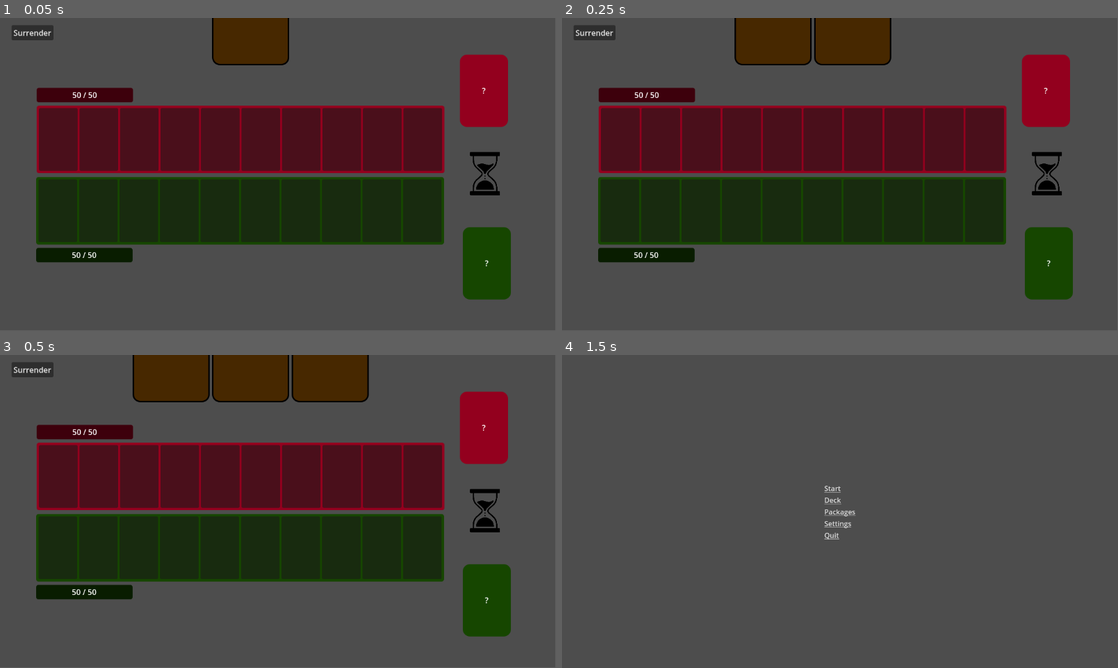
Above: before the commit, frames 1-4 (two rows, left to right).
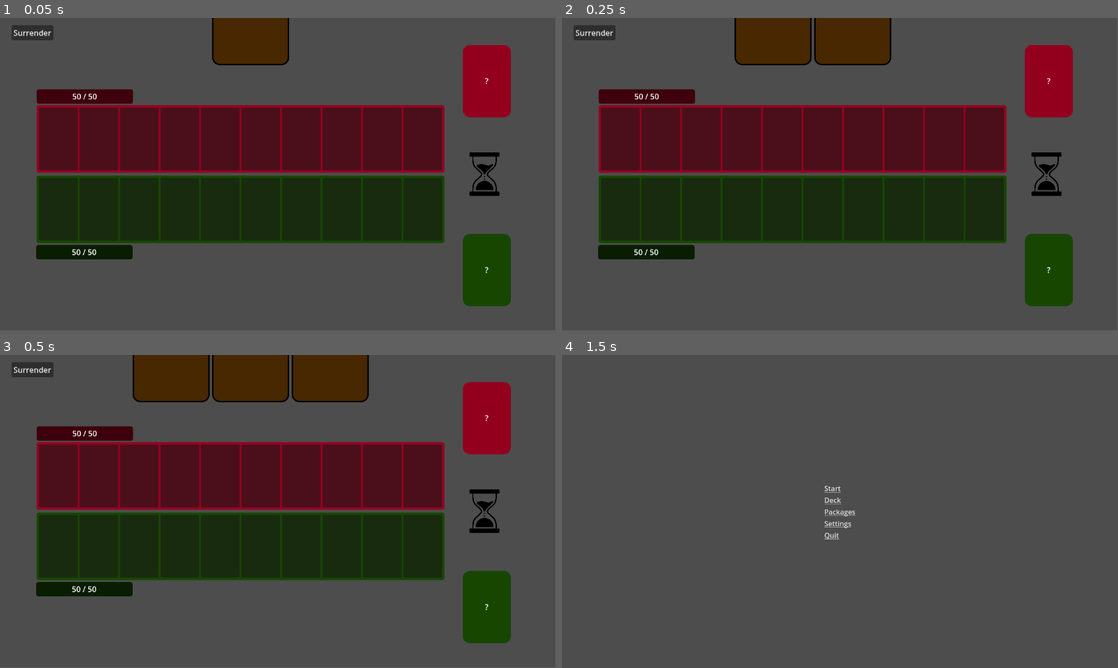
Above: after the commit, the same moments.

Repository: jamklex/first_game
Game: Godot game, scene res://scenes/gameboard/_main.tscn
Same seed, same stepped clock (60 frames per second), same inputs: the game is played once before the commit and once after it. This scene is started directly instead of the project's main scene.
Inputs (mouse positions are in pixels of both pictures, inside the frame that each line leads up to):
- Up to frame 1 (0.05 s): no input
- Up to frame 2 (0.25 s): no input
- Up to frame 3 (0.5 s): no input
- Up to frame 4 (1.5 s): click "Surrender" at 0.5 s; tap Enter at 1.25 s; move the mouse to (962, 495) at 1.27 s; click (962, 495) at 1.42 s

The runs differ from the first frame. In frame 1, 4.2% of the frame differs, in the area x 6-92%, y 8-92%; in frame 2, 4.2%; in frame 3, 4.2%; in frame 4, nothing differs.

Commit message:
layout

Diff:
--- a/Deck_Defense/scenes/gameboard/_main.tscn
+++ b/Deck_Defense/scenes/gameboard/_main.tscn
@@ -84,9 +84,9 @@
 layout_mode = 1
 anchors_preset = -1
 anchor_left = 0.0659722
-anchor_top = 0.223765
+anchor_top = 0.228395
 anchor_right = 0.239583
-anchor_bottom = 0.270062
+anchor_bottom = 0.274692
 offset_top = -1.52588e-05
 offset_right = 0.0
 offset_bottom = 0.0
@@ -96,10 +96,10 @@
 [node name="CardsLeft" parent="Enemy" instance=ExtResource("7")]
 layout_mode = 1
 anchors_preset = -1
-anchor_left = 0.828125
-anchor_top = 0.117284
-anchor_right = 0.914931
-anchor_bottom = 0.348765
+anchor_left = 0.833333
+anchor_top = 0.0864198
+anchor_right = 0.920139
+anchor_bottom = 0.317901
 offset_right = 0.0
 offset_bottom = 0.0
 theme_override_styles/panel = SubResource("StyleBoxFlat_fu1b1")
@@ -110,9 +110,9 @@
 layout_mode = 1
 anchors_preset = -1
 anchor_left = 0.0659722
-anchor_top = 0.280864
+anchor_top = 0.279321
 anchor_right = 0.800347
-anchor_bottom = 0.496914
+anchor_bottom = 0.495371
 theme_override_styles/panel = SubResource("StyleBoxFlat_aa5pe")
 metadata/_edit_use_anchors_ = true
 
@@ -138,10 +138,10 @@
 [node name="WaitWhileFight" parent="TurnOptions" instance=ExtResource("8")]
 layout_mode = 1
 anchors_preset = -1
-anchor_left = 0.829861
-anchor_top = 0.421296
-anchor_right = 0.916667
-anchor_bottom = 0.575617
+anchor_left = 0.828993
+anchor_top = 0.422839
+anchor_right = 0.915799
+anchor_bottom = 0.57716
 offset_right = 0.0
 offset_bottom = 0.0
 grow_horizontal = 1
@@ -153,10 +153,10 @@
 light_mask = 141
 layout_mode = 1
 anchors_preset = -1
-anchor_left = 0.829861
-anchor_top = 0.421296
-anchor_right = 0.916667
-anchor_bottom = 0.575617
+anchor_left = 0.828993
+anchor_top = 0.422839
+anchor_right = 0.915799
+anchor_bottom = 0.57716
 offset_right = 0.0
 offset_bottom = 0.0
 metadata/_edit_use_anchors_ = true
@@ -165,10 +165,10 @@
 visible = false
 layout_mode = 1
 anchors_preset = -1
-anchor_left = 0.829861
-anchor_top = 0.421296
-anchor_right = 0.916667
-anchor_bottom = 0.575617
+anchor_left = 0.828993
+anchor_top = 0.422839
+anchor_right = 0.915799
+anchor_bottom = 0.57716
 offset_right = 0.0
 offset_bottom = 0.0
 metadata/_edit_use_anchors_ = true
@@ -186,10 +186,10 @@
 custom_minimum_size = Vector2(846, 140)
 layout_mode = 1
 anchors_preset = -1
-anchor_left = 0.0651042
-anchor_top = 0.509259
-anchor_right = 0.799479
-anchor_bottom = 0.725309
+anchor_left = 0.0659723
+anchor_top = 0.504629
+anchor_right = 0.800347
+anchor_bottom = 0.720679
 mouse_filter = 1
 theme_override_styles/panel = SubResource("StyleBoxFlat_c82is")
 metadata/_edit_use_anchors_ = true
@@ -208,9 +208,9 @@
 layout_mode = 1
 anchors_preset = -1
 anchor_left = 0.0651042
-anchor_top = 0.736111
+anchor_top = 0.726852
 anchor_right = 0.238715
-anchor_bottom = 0.782407
+anchor_bottom = 0.773148
 offset_right = 0.0
 offset_bottom = 0.0
 theme_override_styles/panel = SubResource("StyleBoxFlat_fojdk")
@@ -230,9 +230,9 @@
 layout_mode = 1
 anchors_preset = -1
 anchor_left = 0.833333
-anchor_top = 0.669753
+anchor_top = 0.691358
 anchor_right = 0.920139
-anchor_bottom = 0.901235
+anchor_bottom = 0.92284
 offset_right = 0.0
 offset_bottom = 0.0
 theme_override_styles/panel = SubResource("StyleBoxFlat_fhtdn")
--- a/Deck_Defense/scenes/gameboard/_mainBu.tscn
+++ /dev/null
@@ -1,194 +0,0 @@
-[gd_scene load_steps=16 format=3 uid="uid://jup0l63xkqs0"]
-
-[ext_resource type="Script" path="res://scenes/gameboard/scripts/logic.gd" id="1"]
-[ext_resource type="PackedScene" uid="uid://ddnfpi8nnt6o0" path="res://scenes/gameboard/prefabs/card-space.tscn" id="2"]
-[ext_resource type="PackedScene" uid="uid://de38q4xua11xu" path="res://scenes/gameboard/prefabs/healthbar.tscn" id="6"]
-[ext_resource type="PackedScene" uid="uid://dhl21c73fohma" path="res://scenes/gameboard/prefabs/cardsLeft.tscn" id="7"]
-[ext_resource type="PackedScene" uid="uid://dys067fcb2jup" path="res://scenes/gameboard/prefabs/blockOpponent.tscn" id="7_luclj"]
-[ext_resource type="PackedScene" uid="uid://bvcn0w7wgi4kl" path="res://scenes/gameboard/prefabs/waitWhileFight.tscn" id="8"]
-[ext_resource type="PackedScene" uid="uid://ccc2tywi8eumf" path="res://scenes/gameboard/prefabs/player-looses.tscn" id="8_vb3l3"]
-[ext_resource type="PackedScene" uid="uid://c3s7600f7wysf" path="res://scenes/gameboard/prefabs/attackOpponent.tscn" id="9"]
-[ext_resource type="PackedScene" uid="uid://vjthyer42ikq" path="res://scenes/gameboard/prefabs/player-wins.tscn" id="9_aphqi"]
-
-[sub_resource type="StyleBoxFlat" id="StyleBoxFlat_e8sp8"]
-bg_color = Color(0.576471, 0, 0.117647, 1)
-corner_radius_top_left = 5
-corner_radius_top_right = 5
-corner_radius_bottom_right = 5
-corner_radius_bottom_left = 5
-
-[sub_resource type="StyleBoxFlat" id="StyleBoxFlat_fu1b1"]
-bg_color = Color(0.576471, 0, 0.117647, 1)
-corner_radius_top_left = 15
-corner_radius_top_right = 15
-corner_radius_bottom_right = 15
-corner_radius_bottom_left = 15
-
-[sub_resource type="StyleBoxFlat" id="StyleBoxFlat_aa5pe"]
-bg_color = Color(0.576471, 0, 0.117647, 1)
-corner_radius_top_left = 5
-corner_radius_top_right = 5
-corner_radius_bottom_right = 5
-corner_radius_bottom_left = 5
-
-[sub_resource type="StyleBoxFlat" id="StyleBoxFlat_c82is"]
-bg_color = Color(0.0862745, 0.27451, 0, 1)
-corner_radius_top_left = 5
-corner_radius_top_right = 5
-corner_radius_bottom_right = 5
-corner_radius_bottom_left = 5
-
-[sub_resource type="StyleBoxFlat" id="StyleBoxFlat_fojdk"]
-bg_color = Color(0.0862745, 0.27451, 0, 1)
-corner_radius_top_left = 5
-corner_radius_top_right = 5
-corner_radius_bottom_right = 5
-corner_radius_bottom_left = 5
-
-[sub_resource type="StyleBoxFlat" id="StyleBoxFlat_fhtdn"]
-bg_color = Color(0.0862745, 0.27451, 0, 1)
-corner_radius_top_left = 15
-corner_radius_top_right = 15
-corner_radius_bottom_right = 15
-corner_radius_bottom_left = 15
-
-[node name="Gameboard" type="CenterContainer"]
-anchors_preset = 15
-anchor_right = 1.0
-anchor_bottom = 1.0
-grow_horizontal = 2
-grow_vertical = 2
-script = ExtResource("1")
-
-[node name="Enemy" type="Control" parent="."]
-layout_mode = 2
-
-[node name="Hand" type="HBoxContainer" parent="Enemy"]
-layout_mode = 0
-offset_left = -351.0
-offset_top = -419.0
-offset_right = 349.0
-offset_bottom = -179.0
-alignment = 1
-
-[node name="Health" parent="Enemy" instance=ExtResource("6")]
-layout_mode = 0
-offset_left = -500.0
-offset_top = -176.0
-offset_right = -300.0
-offset_bottom = -146.0
-theme_override_styles/panel = SubResource("StyleBoxFlat_e8sp8")
-
-[node name="CardsLeft" parent="Enemy" instance=ExtResource("7")]
-layout_mode = 0
-offset_left = 384.0
-offset_top = -269.0
-offset_right = 484.0
-offset_bottom = -119.0
-theme_override_styles/panel = SubResource("StyleBoxFlat_fu1b1")
-
-[node name="CardSpace" type="Panel" parent="Enemy"]
-custom_minimum_size = Vector2(846, 140)
-layout_mode = 0
-offset_left = -500.0
-offset_top = -143.0
-offset_right = 346.0
-offset_bottom = -3.0
-theme_override_styles/panel = SubResource("StyleBoxFlat_aa5pe")
-
-[node name="Spots" parent="Enemy/CardSpace" instance=ExtResource("2")]
-layout_mode = 0
-offset_left = 5.0
-offset_top = 5.0
-offset_right = 841.0
-offset_bottom = 135.0
-
-[node name="TurnOptions" type="Control" parent="."]
-layout_mode = 2
-
-[node name="WaitWhileFight" parent="TurnOptions" instance=ExtResource("8")]
-anchors_preset = 0
-anchor_right = 0.0
-anchor_bottom = 0.0
-offset_left = 379.0
-offset_top = -49.0
-offset_right = 479.0
-offset_bottom = 51.0
-grow_horizontal = 1
-grow_vertical = 1
-
-[node name="AttackOpponent" parent="TurnOptions" instance=ExtResource("9")]
-visible = false
-light_mask = 141
-offset_left = 379.0
-offset_top = -49.0
-offset_right = 479.0
-offset_bottom = 51.0
-
-[node name="BlockOpponent" parent="TurnOptions" instance=ExtResource("7_luclj")]
-visible = false
-offset_left = 379.0
-offset_top = -49.0
-offset_right = 479.0
-offset_bottom = 51.0
-
-[node name="Player" type="Control" parent="."]
-layout_mode = 2
-
-[node name="CardSpace" type="Panel" parent="Player"]
-custom_minimum_size = Vector2(846, 140)
-layout_mode = 0
-offset_left = -500.0
-offset_top = 3.0
-offset_right = 346.0
-offset_bottom = 143.0
-mouse_filter = 1
-theme_override_styles/panel = SubResource("StyleBoxFlat_c82is")
-
-[node name="Spots" parent="Player/CardSpace" instance=ExtResource("2")]
-layout_mode = 0
-offset_left = 5.0
-offset_top = 5.0
-offset_right = 841.0
-offset_bottom = 135.0
-
-[node name="Health" parent="Player" instance=ExtResource("6")]
-layout_mode = 0
-offset_left = -500.0
-offset_top = 147.0
-offset_right = -300.0
-offset_bottom = 177.0
-theme_override_styles/panel = SubResource("StyleBoxFlat_fojdk")
-
-[node name="Hand" type="HBoxContainer" parent="Player"]
-layout_mode = 0
-offset_left = -351.0
-offset_top = 181.0
-offset_right = 349.0
-offset_bottom = 421.0
-alignment = 1
-
-[node name="CardsLeft" parent="Player" instance=ExtResource("7")]
-layout_mode = 0
-offset_left = 384.0
-offset_top = 124.0
-offset_right = 484.0
-offset_bottom = 274.0
-theme_override_styles/panel = SubResource("StyleBoxFlat_fhtdn")
-
-[node name="PlayerWins" parent="." instance=ExtResource("9_aphqi")]
-visible = false
-top_level = true
-layout_mode = 2
-size_flags_horizontal = 4
-size_flags_vertical = 4
-
-[node name="PlayerLooses" parent="." instance=ExtResource("8_vb3l3")]
-visible = false
-top_level = true
-layout_mode = 2
-
-[connection signal="gui_input" from="TurnOptions/AttackOpponent" to="." method="_on_AttackOpponent_gui_input"]
-[connection signal="gui_input" from="TurnOptions/BlockOpponent" to="." method="_on_BlockOpponent_gui_input"]
-[connection signal="gui_input" from="Player/CardSpace" to="." method="_on_CardSpace_gui_input"]
-[connection signal="gui_input" from="Player/Hand" to="." method="_on_Hand_gui_input"]
